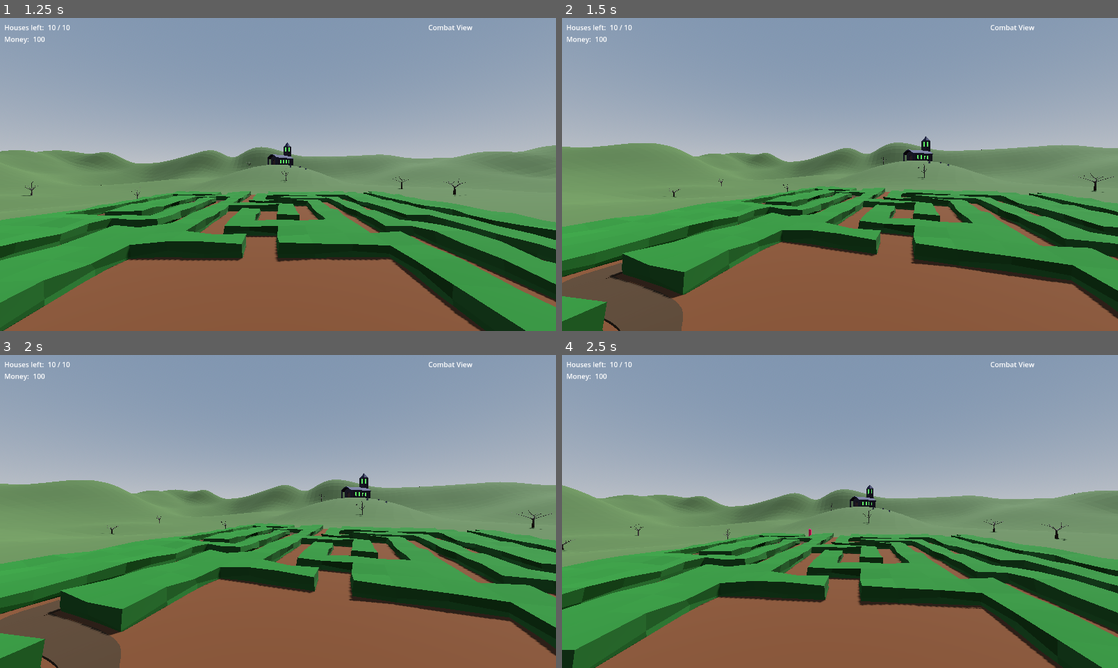
Above: before the commit, frames 1-4 (two rows, left to right).
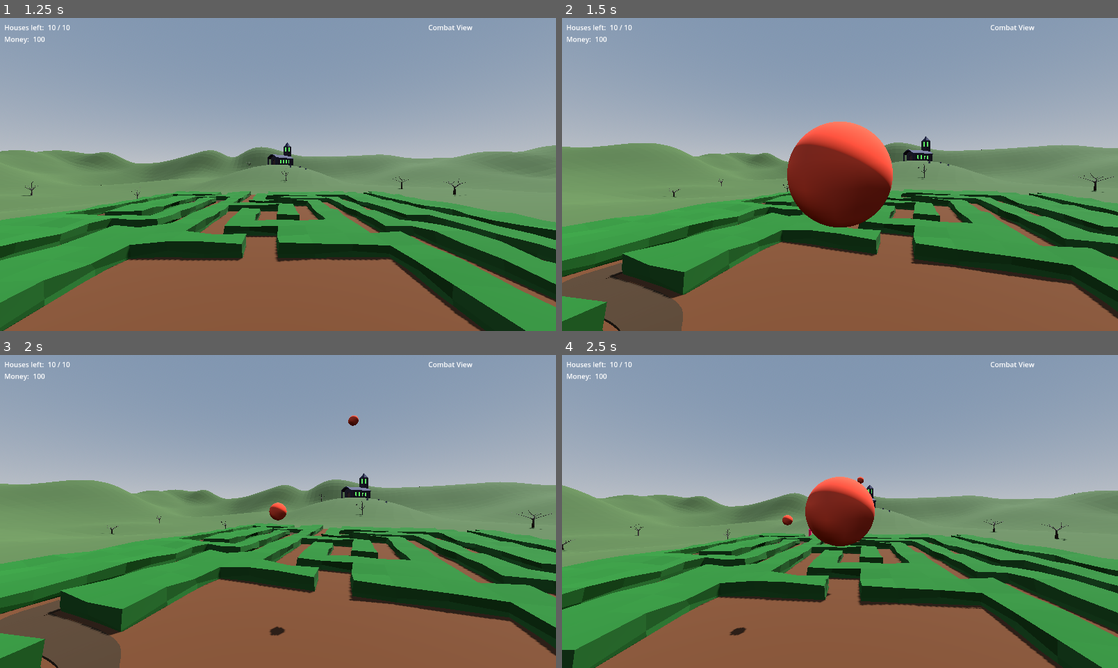
Above: after the commit, the same moments.

Repository: DrOtter3000/sentinel
Game: Godot game, scene res://level.tscn
Same seed, same stepped clock (60 frames per second), same inputs: the game is played once before the commit and once after it.
Inputs (mouse positions are in pixels of both pictures, inside the frame that each line leads up to):
- Up to frame 1 (1.25 s): move the mouse to (305, 174) at 0.52 s; click (305, 174) at 0.6 s
- Up to frame 2 (1.5 s): move the mouse to (812, 174) at 1.27 s; click (812, 174) at 1.35 s
- Up to frame 3 (2 s): no input
- Up to frame 4 (2.5 s): move the mouse to (851, 505) at 2.02 s; right-click (851, 505) at 2.1 s; click (851, 505) at 2.3 s

Frame 1 is identical in both runs. In frame 2, 5.1% of the frame differs, in the area x 40-60%, y 33-67%; in frame 3, 0.2%; in frame 4, 2.3%.

Commit message:
make fireball fire in direction

Diff:
--- /dev/null
+++ b/Casts/fireball.gd
@@ -0,0 +1,16 @@
+extends RigidBody3D
+
+var exploding := false
+
+func _physics_process(delta: float) -> void:
+	pass
+
+
+func _on_area_3d_body_entered(body: Node3D) -> void:
+	sleeping = true
+	exploding = true
+	print(exploding)
+
+func _on_self_destruction_timeout() -> void:
+	exploding = true
+	print(exploding)
--- /dev/null
+++ b/Casts/fireball.tscn
@@ -0,0 +1,33 @@
+[gd_scene load_steps=5 format=3 uid="uid://bqh6b726abcrl"]
+
+[ext_resource type="Script" path="res://Casts/fireball.gd" id="1_bvfnh"]
+
+[sub_resource type="SphereShape3D" id="SphereShape3D_g4rki"]
+radius = 0.25
+
+[sub_resource type="StandardMaterial3D" id="StandardMaterial3D_ofagq"]
+albedo_color = Color(0.733333, 0.219608, 0.121569, 1)
+
+[sub_resource type="SphereMesh" id="SphereMesh_tew8h"]
+material = SubResource("StandardMaterial3D_ofagq")
+radius = 0.25
+height = 0.5
+
+[node name="Fireball" type="RigidBody3D"]
+gravity_scale = 0.0
+script = ExtResource("1_bvfnh")
+
+[node name="Area3D" type="Area3D" parent="."]
+
+[node name="CollisionShape3D" type="CollisionShape3D" parent="Area3D"]
+shape = SubResource("SphereShape3D_g4rki")
+
+[node name="MeshInstance3D" type="MeshInstance3D" parent="."]
+mesh = SubResource("SphereMesh_tew8h")
+
+[node name="SelfDestruction" type="Timer" parent="."]
+wait_time = 3.0
+autostart = true
+
+[connection signal="body_entered" from="Area3D" to="." method="_on_area_3d_body_entered"]
+[connection signal="timeout" from="SelfDestruction" to="." method="_on_self_destruction_timeout"]
--- a/player.gd
+++ b/player.gd
@@ -10,12 +10,14 @@
 @onready var combat_menu: CanvasLayer = $CombatCam/CombatMenu
 @onready var camera_3d: Camera3D = $Camera3D
 @onready var btn_recruit: Button = $ConstructionCam/ManagementMenu/MarginContainer/VBoxContainer/RecruitingMenu/BtnRecruit
+@onready var cast_spawn_point = camera_3d.global_position
 
 @export var money := 100
 @export var price_per_sentinel := 12
 @export var mouse_sensetivity := .15
 @export var construction_mode := true
 @export var sentinel_scene: PackedScene
+@export var fireball_scene: PackedScene
 @export_enum("construction", "combat") var mode
 
 var sentinel_ready_to_build := false
@@ -61,7 +63,11 @@
 					sentinel_ready_to_build = false
 
 	if mode == 1:
-		pass
+		if Input.is_action_just_pressed("LMB"):
+			var fireball = fireball_scene.instantiate() as Node3D
+			get_tree().get_first_node_in_group("Level").add_child(fireball)
+			fireball.transform = camera_3d.global_transform
+			fireball.linear_velocity = camera_3d.global_transform.basis.z * -1 * 10
 
 	update_lbl_money()
 
--- a/player.tscn
+++ b/player.tscn
@@ -1,61 +1,8 @@
-[gd_scene load_steps=7 format=3 uid="uid://cb70frb4cyw5j"]
+[gd_scene load_steps=8 format=3 uid="uid://cb70frb4cyw5j"]
 
 [ext_resource type="Script" path="res://player.gd" id="1_ks66r"]
 [ext_resource type="PackedScene" uid="uid://bg6bom6mu10j0" path="res://sentinel.tscn" id="2_4hdur"]
-
-[sub_resource type="Animation" id="Animation_hdfu0"]
-resource_name = "switch_to_combat"
-tracks/0/type = "value"
-tracks/0/imported = false
-tracks/0/enabled = true
-tracks/0/path = NodePath("Camera3D:position")
-tracks/0/interp = 1
-tracks/0/loop_wrap = true
-tracks/0/keys = {
-"times": PackedFloat32Array(0, 1),
-"transitions": PackedFloat32Array(1, 1),
-"update": 0,
-"values": [Vector3(0, 25, 0), Vector3(0, 0, 0)]
-}
-tracks/1/type = "value"
-tracks/1/imported = false
-tracks/1/enabled = true
-tracks/1/path = NodePath("Camera3D:rotation")
-tracks/1/interp = 1
-tracks/1/loop_wrap = true
-tracks/1/keys = {
-"times": PackedFloat32Array(0, 1),
-"transitions": PackedFloat32Array(1, 1),
-"update": 0,
-"values": [Vector3(-1.11701, 0, 0), Vector3(0, 0, 0)]
-}
-
-[sub_resource type="Animation" id="Animation_13arl"]
-resource_name = "switch_to_construction"
-tracks/0/type = "value"
-tracks/0/imported = false
-tracks/0/enabled = true
-tracks/0/path = NodePath("Camera3D:position")
-tracks/0/interp = 1
-tracks/0/loop_wrap = true
-tracks/0/keys = {
-"times": PackedFloat32Array(0, 1),
-"transitions": PackedFloat32Array(1, 1),
-"update": 0,
-"values": [Vector3(0, 0, 0), Vector3(0, 25, 0)]
-}
-tracks/1/type = "value"
-tracks/1/imported = false
-tracks/1/enabled = true
-tracks/1/path = NodePath("Camera3D:rotation")
-tracks/1/interp = 1
-tracks/1/loop_wrap = true
-tracks/1/keys = {
-"times": PackedFloat32Array(0, 1),
-"transitions": PackedFloat32Array(1, 1),
-"update": 0,
-"values": [Vector3(0, 0, 0), Vector3(-1.11701, 0, 0)]
-}
+[ext_resource type="PackedScene" uid="uid://bqh6b726abcrl" path="res://Casts/fireball.tscn" id="3_seuyh"]
 
 [sub_resource type="Animation" id="Animation_bnbbe"]
 length = 0.001
@@ -84,6 +31,60 @@
 "values": [Vector3(0, 0, 0)]
 }
 
+[sub_resource type="Animation" id="Animation_hdfu0"]
+resource_name = "switch_to_combat"
+tracks/0/type = "value"
+tracks/0/imported = false
+tracks/0/enabled = true
+tracks/0/path = NodePath("Camera3D:position")
+tracks/0/interp = 1
+tracks/0/loop_wrap = true
+tracks/0/keys = {
+"times": PackedFloat32Array(0, 1),
+"transitions": PackedFloat32Array(1, 1),
+"update": 0,
+"values": [Vector3(0, 25, 0), Vector3(0, 0, 0)]
+}
+tracks/1/type = "value"
+tracks/1/imported = false
+tracks/1/enabled = true
+tracks/1/path = NodePath("Camera3D:rotation")
+tracks/1/interp = 1
+tracks/1/loop_wrap = true
+tracks/1/keys = {
+"times": PackedFloat32Array(0, 1),
+"transitions": PackedFloat32Array(1, 1),
+"update": 0,
+"values": [Vector3(-1.11701, 0, 0), Vector3(0, 0, 0)]
+}
+
+[sub_resource type="Animation" id="Animation_13arl"]
+resource_name = "switch_to_construction"
+tracks/0/type = "value"
+tracks/0/imported = false
+tracks/0/enabled = true
+tracks/0/path = NodePath("Camera3D:position")
+tracks/0/interp = 1
+tracks/0/loop_wrap = true
+tracks/0/keys = {
+"times": PackedFloat32Array(0, 1),
+"transitions": PackedFloat32Array(1, 1),
+"update": 0,
+"values": [Vector3(0, 0, 0), Vector3(0, 25, 0)]
+}
+tracks/1/type = "value"
+tracks/1/imported = false
+tracks/1/enabled = true
+tracks/1/path = NodePath("Camera3D:rotation")
+tracks/1/interp = 1
+tracks/1/loop_wrap = true
+tracks/1/keys = {
+"times": PackedFloat32Array(0, 1),
+"transitions": PackedFloat32Array(1, 1),
+"update": 0,
+"values": [Vector3(0, 0, 0), Vector3(-1.11701, 0, 0)]
+}
+
 [sub_resource type="AnimationLibrary" id="AnimationLibrary_ujumr"]
 _data = {
 "RESET": SubResource("Animation_bnbbe"),
@@ -94,6 +95,7 @@
 [node name="Player" type="Node3D" groups=["Player"]]
 script = ExtResource("1_ks66r")
 sentinel_scene = ExtResource("2_4hdur")
+fireball_scene = ExtResource("3_seuyh")
 mode = 0
 
 [node name="Camera3D" type="Camera3D" parent="."]
